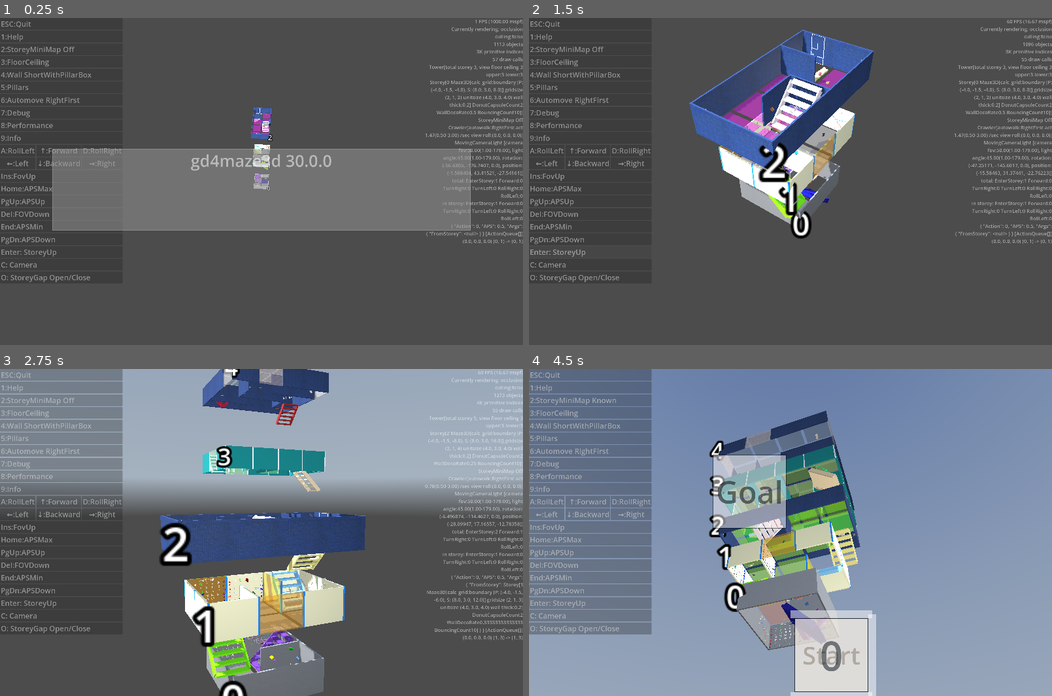
Above: before the commit, frames 1-4 (two rows, left to right).
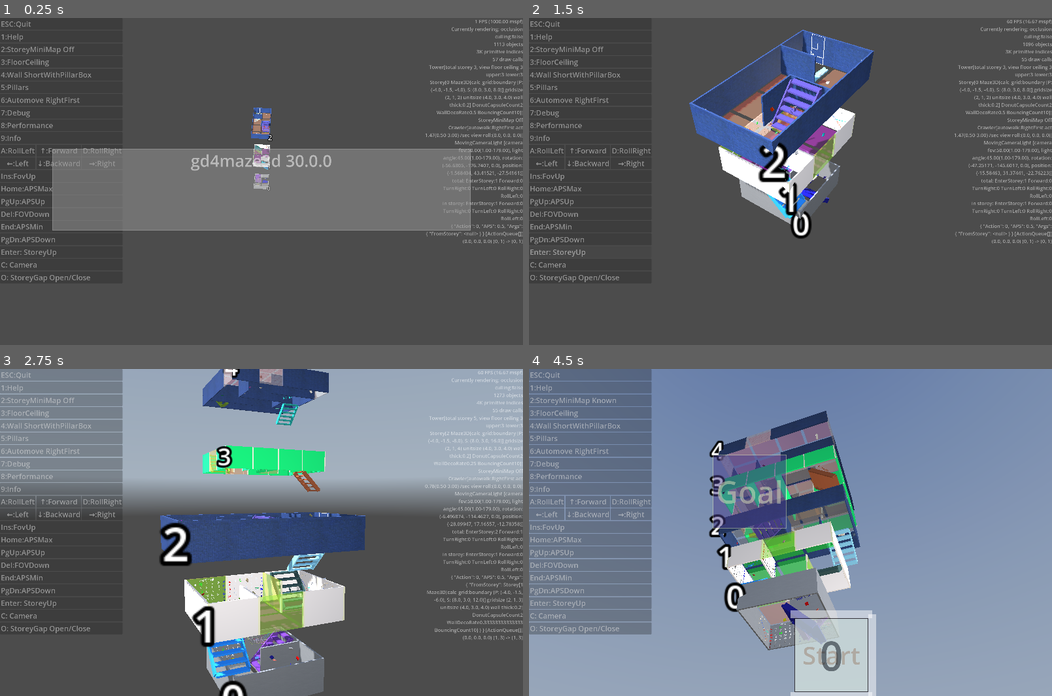
Above: after the commit, the same moments.

Repository: kasworld/gd4maze3d
Game: Godot game, scene res://main.tscn
Same seed, same stepped clock (60 frames per second), same inputs: the game is played once before the commit and once after it. A sky picture missing from this copy of the repository is replaced by a grey-blue gradient.
Inputs (mouse positions are in pixels of both pictures, inside the frame that each line leads up to):
- Up to frame 1 (0.25 s): no input
- Up to frame 2 (1.5 s): click "Enter: StoreyUp" at 0.5 s; click "Enter: StoreyUp" at 1.25 s
- Up to frame 3 (2.75 s): tap Enter at 2 s; move the mouse to (376, 516) at 2.02 s; hold Right from 2.03 s (still down); tap Q at 2.1 s; click (376, 516) at 2.17 s
- Up to frame 4 (4.5 s): move the mouse to (685, 548) at 2.77 s; release Right at 2.78 s; hold Down 2.78-3.53 s; tap E at 2.85 s; move the mouse to (842, 460) at 3.52 s; hold Right 3.53-4.28 s; tap 1 at 3.6 s; move the mouse to (764, 597) at 4.27 s; hold Up from 4.28 s (still down); tap 2 at 4.35 s; click (764, 597) at 4.42 s

The runs differ from the first frame. In frame 1, 0.3% of the frame differs, in the area x 48-52%, y 29-51%; in frame 2, 2.9%; in frame 3, 7.1%; in frame 4, 11%, in the area x 35-65%, y 16-99%.

Commit message:
WIP stair replace textmark

Diff:
--- a/maze_3d/maze_3d.gd
+++ b/maze_3d/maze_3d.gd
@@ -103,13 +103,12 @@
 	$Ceiling.cell_rotation_x = PI
 	return self
 
-
 func get_floor() -> Plot3D:
 	return $Floor
 func get_ceiling() -> Plot3D:
 	return $Ceiling
 
-func add_stair(cell_posi :Vector3i, dir :Maze.Dir, co :Color) -> void:
+func add_stair(cell_posi :Vector3i, dir :Maze.Dir, co :Color) -> WireNet:
 	var wn :WireNet = preload("res://wire_net/wire_net.tscn").instantiate()
 	wn.init(
 		Vector2(calc_grid.unit_size.x*0.7, calc_grid.unit_size.z),
@@ -123,6 +122,7 @@
 	wn.rotation.x = -PI/4
 	wn.rotation.y = Maze.DirToRadian(dir)
 	add_child(wn)
+	return wn
 
 func calc_tile_count(tg :Plot3D) -> Vector2i:
 	return Vector2( tg.calc_grid.grid_size.x / maze_cells.width, tg.calc_grid.grid_size.z / maze_cells.height)
--- a/storey/storey.gd
+++ b/storey/storey.gd
@@ -110,18 +110,20 @@
 	start_pos = 구석자리목록.pop_back()
 	goal_pos = 구석자리목록.pop_back()
 	# floor
-	maze3d.add_stair( Vector3i(start_pos.x, -1, start_pos.y) , maze2d.get_open_dir_at(start_pos.x,start_pos.y).pick_random(), RandomColorIter.get_and_next() )
+	var start_color :Color = RandomColorIter.get_and_next()
+	var start_stair := maze3d.add_stair( Vector3i(start_pos.x, -1, start_pos.y) , maze2d.get_open_dir_at(start_pos.x,start_pos.y).pick_random(), start_color)
 	maze3d.make_stair_hole( maze3d.get_floor(), start_pos )
 
 	# ceiling
-	maze3d.add_stair(Vector3i(goal_pos.x, 0, goal_pos.y), Maze.DirOpppsite[maze2d.get_open_dir_at(goal_pos.x,goal_pos.y).pick_random()], RandomColorIter.get_and_next() )
+	var goal_color :Color = RandomColorIter.get_and_next()
+	var goal_stair := maze3d.add_stair(Vector3i(goal_pos.x, 0, goal_pos.y), Maze.DirOpppsite[maze2d.get_open_dir_at(goal_pos.x,goal_pos.y).pick_random()], goal_color )
 	maze3d.make_stair_hole(maze3d.get_ceiling(), goal_pos)
 	sw.split("maze3d add_stair")
 
 	var 크기기준 :float = min(maze3d.calc_grid.unit_size.x, maze3d.calc_grid.unit_size.y,maze3d.calc_grid.unit_size.z)
-	$StartMark.init(크기기준*0.2, 크기기준/100, RandomColorIter.get_and_next(), "Start %d" % storey_num, start_pos
+	$StartMark.init(크기기준*0.2, 크기기준/100, start_color, "Start %d" % storey_num, start_pos
 		).position = maze3d.mazepos2storeypos(start_pos, 0)
-	$EndMark.init(크기기준*0.2, 크기기준/100, RandomColorIter.get_and_next(), "Goal %d" % storey_num, goal_pos
+	$EndMark.init(크기기준*0.2, 크기기준/100, goal_color, "Goal %d" % storey_num, goal_pos
 		).position = maze3d.mazepos2storeypos(goal_pos, 0)
 	놓인것들.set_at(start_pos, $StartMark)
 	놓인것들.set_at(goal_pos, $EndMark)
@@ -134,8 +136,8 @@
 	$Label3D.position = Vector3(-maze3d.WallThick*2, storey_height/2, -maze3d.WallThick*2) + maze3d.calc_grid.boundary.position
 	sw.split("Label3D")
 	$MiniMap.init(maze2d)
-	$MiniMap.add_obj($StartMark, "Start", $StartMark.get_color(), 1, true)
-	$MiniMap.add_obj($EndMark, "Goal", $EndMark.get_color(), 1, true)
+	$MiniMap.add_obj($StartMark, "Start", start_color, 1, true)
+	$MiniMap.add_obj($EndMark, "Goal", goal_color, 1, true)
 	sw.split("MiniMap")
 
 	add_bouncing(BouncingCount , 크기기준 /20)
